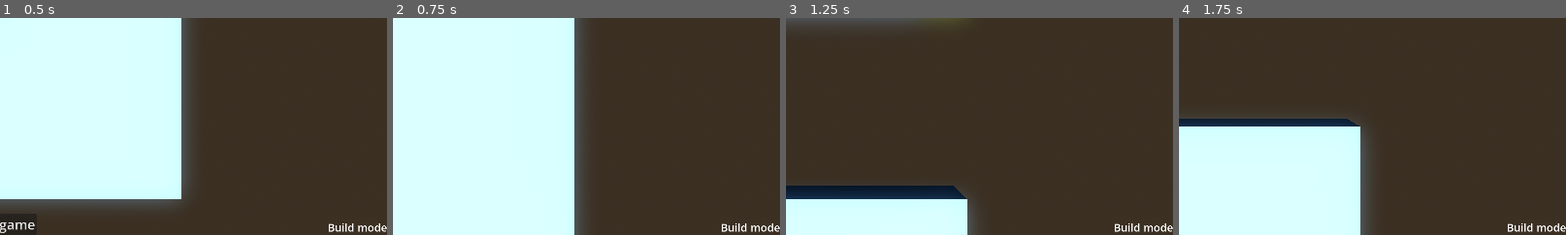
Above: before the commit, frames 1-4 (left to right).
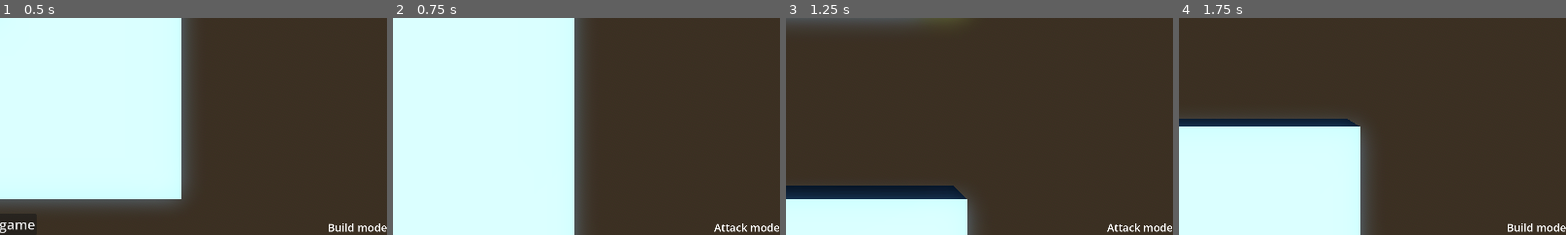
Above: after the commit, the same moments.

Repository: Qwenty228/netcentric
Game: Godot game, scene res://base_level.tscn
Same seed, same stepped clock (60 frames per second), same inputs: the game is played once before the commit and once after it.
Inputs (mouse positions are % of the whole screen's width and height, from its top left):
- Up to frame 1 (0.5 s): no input
- Up to frame 2 (0.75 s): click "Start game" at 0.5 s
- Up to frame 3 (1.25 s): no input
- Up to frame 4 (1.75 s): tap Enter (switch_board) at 1.25 s; move the mouse to (72, 45) at 1.27 s; tap E (attack) at 1.35 s; tap B (build) at 1.55 s
The pictures show only the part of the screen within x 50-100%, y 50-100%; the shares and areas given below are measured in that part.

Frame 1 is identical in both runs. In frame 2, 0.3% of the frame differs, in the area x 82-100%, y 94-99%; in frame 3, 0.3%; in frame 4, nothing differs.

Commit message:
Print local coordinates

Diff:
--- a/RayPickerCamera/ray_picker_camera.gd
+++ b/RayPickerCamera/ray_picker_camera.gd
@@ -75,6 +75,7 @@
 				#fix boat in place or delete
 				if Input.is_action_just_pressed("click"):
 					if previous_boat != null:
+						print(tile_position)
 						if grid_map.get_cell_item(cell) != 2:
 							grid_map.set_cell_item(cell, 2)
 							var temp_cell = cell
--- a/base_level.gd
+++ b/base_level.gd
@@ -1,5 +1,9 @@
 extends Node3D
 @onready var menu_screen: Control = $MenuScreen
+
+@onready var player_board: Node3D = $PlayerBoard
+@onready var opp_board: Node3D = $OppBoard
+
 @onready var player_map: GridMap = $PlayerBoard/GridMap
 @onready var opponent_grid_map: GridMap = $OppBoard/OppMap
 @onready var animation_player: AnimationPlayer = $AnimationPlayer
@@ -10,8 +14,10 @@
 @onready var start_button: Button = $MenuScreen/StartButton
 @onready var boats_label: Label = $MenuScreen/BoatsLabel
 
+@onready var player_boat_manager = player_board.get_child(-1)
+@onready var opp_boat_manager = opp_board.get_child(-1)
 
-var player_board := true
+var is_player_board := true
 var player_ships := 0:
 	set(ships):
 			player_ships += ships
@@ -22,21 +28,18 @@
 			opp_ships -= ships
 			if opp_ships == 0:
 				end_game(true)
-
 var build_mode := true:
 	set(mode):
 		build_mode = mode
 		ray_picker_camera.build_mode = !ray_picker_camera.build_mode
 		ray_picker_camera.toggle_build()
 		mode_label.text = "Build mode"
-
 var attack_mode := false:
 	set(mode):
-		if !ray_picker_camera.grid_map.is_player:
-			attack_mode = mode
-			ray_picker_camera.attack_mode = !ray_picker_camera.attack_mode
-			ray_picker_camera.build_mode = false
-			ray_picker_camera.toggle_build()
+		attack_mode = mode
+		ray_picker_camera.attack_mode = !ray_picker_camera.attack_mode
+		ray_picker_camera.build_mode = false
+		if attack_mode:
 			mode_label.text = "Attack mode"
 
 func _ready() -> void:
@@ -44,9 +47,7 @@
 	end_screen.visible = false
 	ray_picker_camera.grid_map = player_map
 	build_mode = true
-	attack_mode = false
 	boats_label.text = "Boats: 0"
-
 
 func _process(delta: float) -> void:
 	#switch modes
@@ -60,7 +61,7 @@
 		menu_screen.get_child(0).visible = !menu_screen.get_child(0).visible
 
 	if Input.is_action_just_pressed("switch_board"):
-		if player_board:
+		if is_player_board:
 			switch_to_opp()
 		else:
 			switch_to_player()
@@ -69,7 +70,7 @@
 	animation_player.play("opp_board")
 	build_mode = false
 	ray_picker_camera.toggle_build()
-	player_board = !player_board
+	is_player_board = !is_player_board
 	ray_picker_camera.grid_map = opponent_grid_map
 
 func switch_to_player() -> void:
@@ -77,7 +78,7 @@
 	build_mode = false
 	attack_mode = true
 	ray_picker_camera.toggle_build()
-	player_board = !player_board
+	is_player_board = !is_player_board
 	ray_picker_camera.grid_map = player_map
 
 func end_game(player_win:bool) -> void:
@@ -106,9 +107,9 @@
 func _on_start_button_pressed() -> void:
 	build_mode = false
 	switch_to_opp()
+	attack_mode = true
 	start_button.queue_free()
 
 func _on_boat_manager_new_boat() -> void:
-	print("ehllo")
 	player_ships = 1
 	boats_label.text = "Boats: " + str(player_ships)
